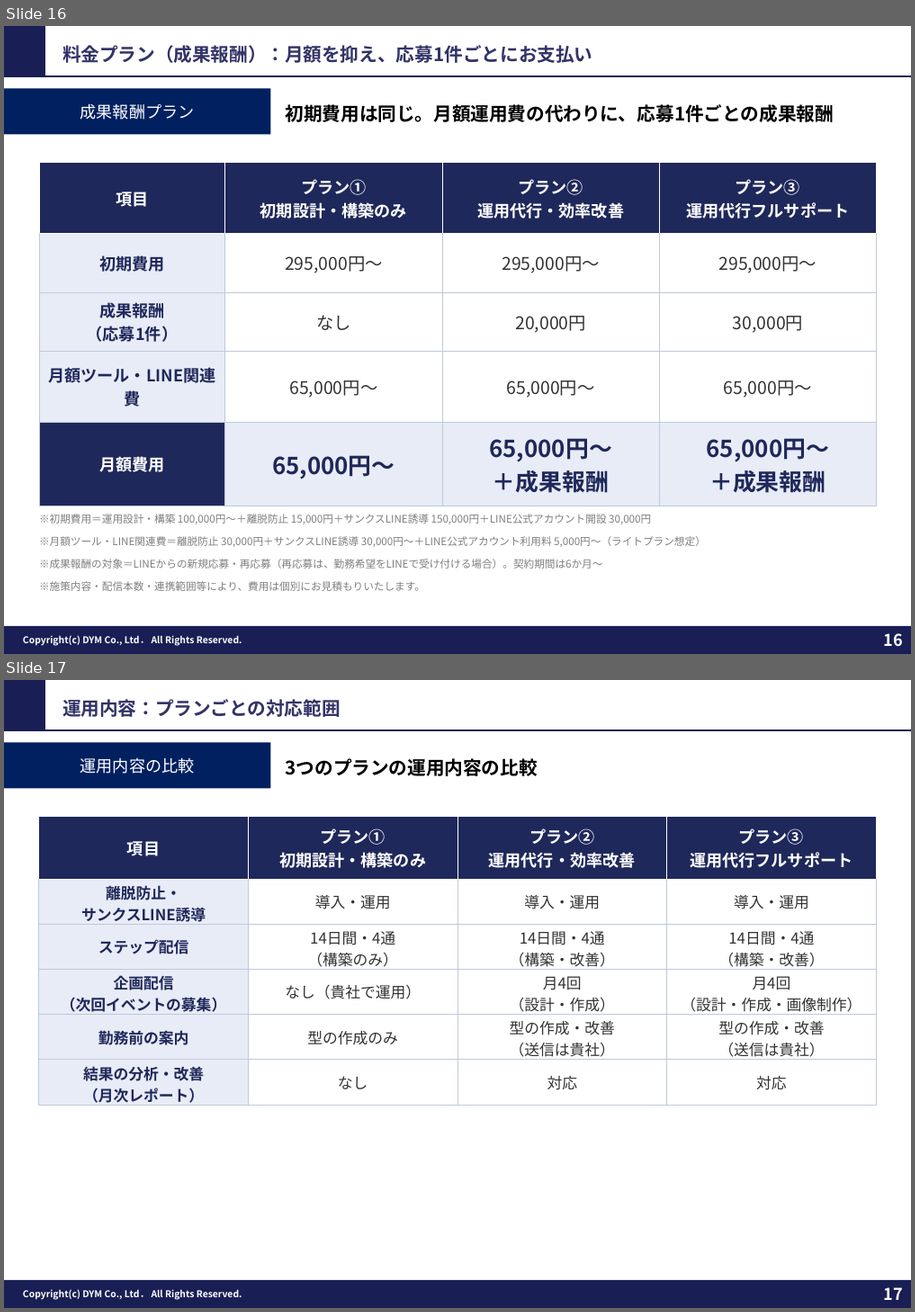
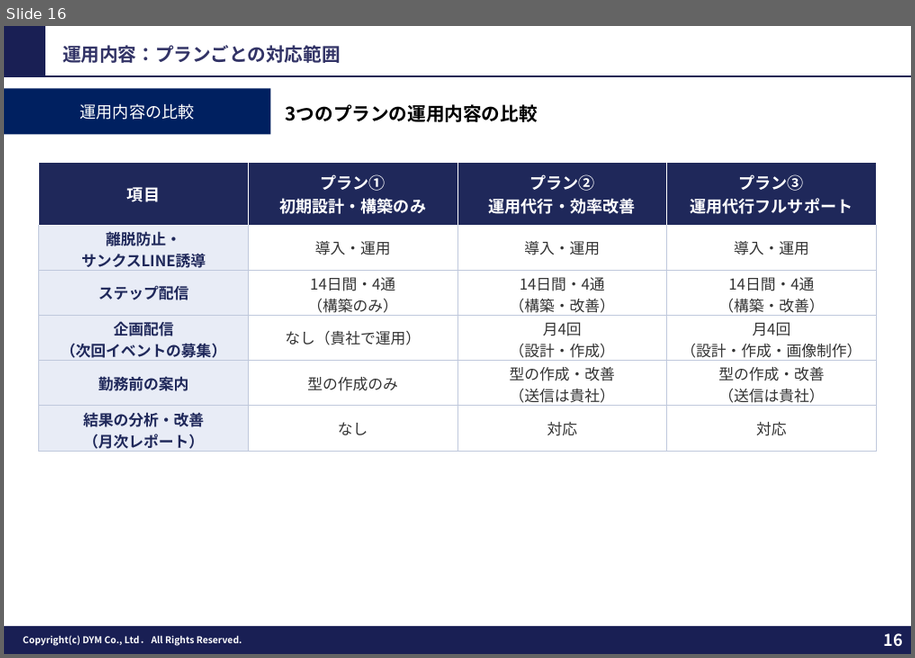
Before and after one commit to tonomura-r-dev/folder, a slide deck: 202610_株式会社横浜シミズ御中_LINE公式アカウント運用のご提案.pptx. Shown one above the other, each under a label of ours: slides 16 and 17 before the commit, slide 16 after it. The pictures are 915x1312 and 915x658 pixels, drawn with LibreOffice and Linux fonts; fonts in the diff are those of the drawing; background and template pictures are left out. Boxes give left, top, right and bottom in pixels: in the first picture for what was removed or moved away, otherwise in the second. Text is boxed around its words. In the diff, an @@ line names an element or a change of style, - is before the commit and + after.

```diff
--- a/202610_株式会社横浜シミズ御中_LINE公式アカウント運用のご提案.pptx
+++ b/202610_株式会社横浜シミズ御中_LINE公式アカウント運用のご提案.pptx
@@ slide 16 removed at (4,26,911,654), background #FFFFFF; not listed: 5 template elements that a slide beside it also shows @@
@@ text removed at (62,45,594,63) @@
-料金プラン（成果報酬）：月額を抑え、応募1件ごとにお支払い
@@ rectangle removed at (4,89,271,135) @@
-成果報酬プラン
@@ text removed at (286,104,834,122) @@
-初期費用は同じ。月額運用費の代わりに、応募1件ごとの成果報酬
@@ table removed at (39,163,876,506), 5 rows, 4 columns @@
-項目 | プラン① / 初期設計・構築のみ | プラン② / 運用代行・効率改善 | プラン③ / 運用代行フルサポート
-初期費用 | 295,000円〜 | 295,000円〜 | 295,000円〜
-成果報酬 / （応募1件） | なし | 20,000円 | 30,000円
-月額ツール・LINE関連費 | 65,000円〜 | 65,000円〜 | 65,000円〜
-月額費用 | 65,000円〜 | 65,000円〜 / ＋成果報酬 | 65,000円〜 / ＋成果報酬
@@ text removed at (39,514,651,525) @@
-※初期費用＝運用設計・構築 100,000円〜＋離脱防止 15,000円＋サンクスLINE誘導 150,000円＋LINE公式アカウント開設 30,000円
@@ text removed at (39,536,706,547) @@
-※月額ツール・LINE関連費＝離脱防止 30,000円＋サンクスLINE誘導 30,000円〜＋LINE公式アカウント利用料 5,000円〜（ライトプラン想定）
@@ text removed at (39,559,602,569) @@
-※成果報酬の対象＝LINEからの新規応募・再応募（再応募は、勤務希望をLINEで受け付ける場合）。契約期間は6か月〜
@@ text removed at (39,581,425,591) @@
-※施策内容・配信本数・連携範囲等により、費用は個別にお見積もりいたします。
@@ what was slide 17 is now slide 16 @@
@@ page number at (883,634,902,647): text changed @@
-17
+16
```
Also in this commit, not shown: 2 slides changed, 4 other files.
